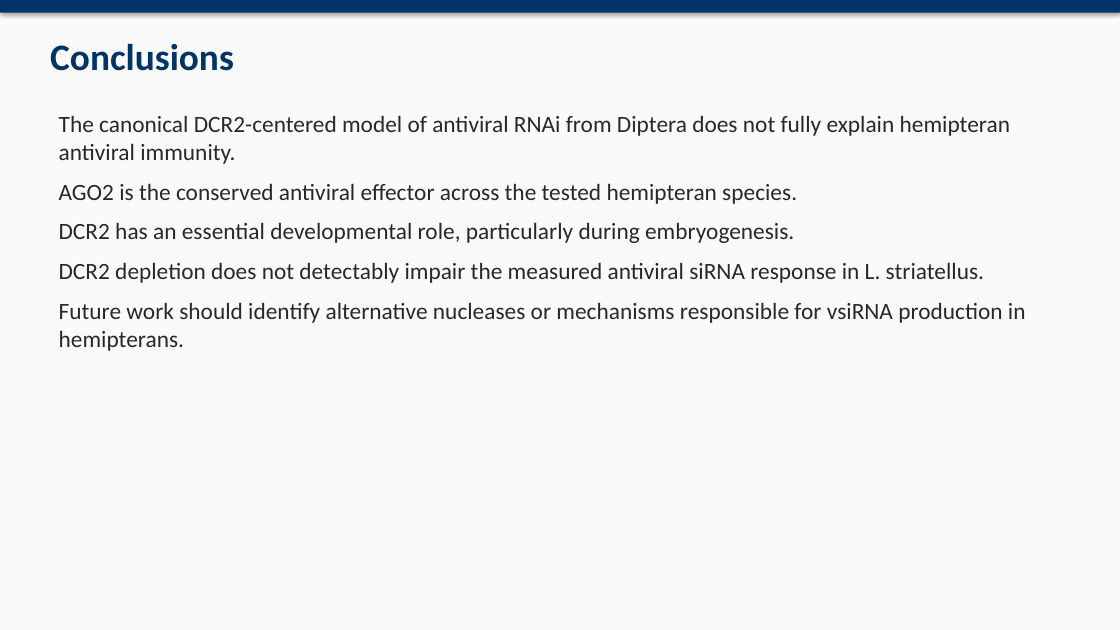
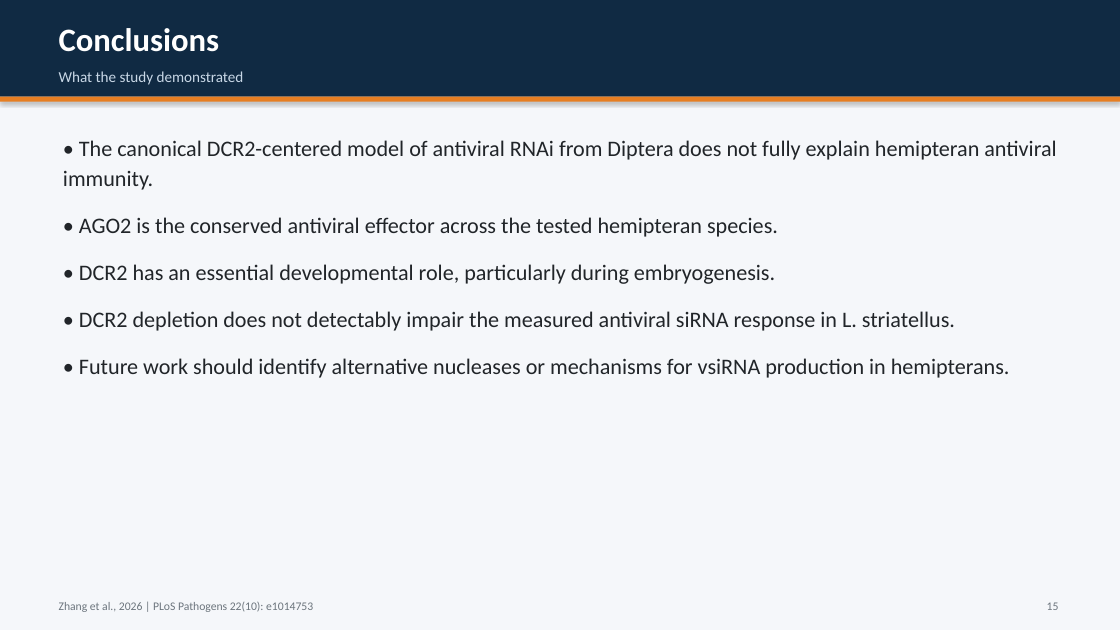
Before and after one commit to David-Mwania/Mwania-Project, a slide deck: slide 15 of Mwania Project/RNAi_Hemiptera_Presentation.pptx. Drawn at 1120x630 pixels with LibreOffice and Linux fonts; fonts in the diff are those of the drawing. Boxes give left, top, right and bottom in pixels: in the first picture for what was removed or moved away, otherwise in the second. Text is boxed around its words. In the diff, an @@ line names an element or a change of style, - is before the commit and + after.

Commit message:
Rebuild presentation with clean layout and properly cropped figures

```diff
--- a/Mwania Project/RNAi_Hemiptera_Presentation.pptx
+++ b/Mwania Project/RNAi_Hemiptera_Presentation.pptx
@@ rectangle at (0, 0, 1120, 630): fill #FAFAFA to #F5F7FA @@
@@ rectangle: place and size @@
-rectangle at (0, 0, 1120, 13)
+rectangle at (0, 0, 1120, 97)
@@ rectangle at (0, 0, 1120, 97): fill #003366 to #102A43; shadow off @@
@@ text "Conclusions": place and size @@
-text "Conclusions" at (50, 43, 234, 71)
+text "Conclusions" at (59, 28, 220, 52)
@@ text "Conclusions" at (59, 28, 220, 52): size 32 to 28 pt, text colour #003366 to #FFFFFF @@
@@ text added at (59, 71, 244, 85), 13 pt, text #C8D7E6 @@
+What the study demonstrated
@@ rectangle added at (0, 97, 1120, 102), fill #E67E22 @@
@@ text at (63, 140, 1056, 378): text changed; size 20 to 19 pt; text colour #282828 to #212529 @@
-The canonical DCR2-centered model of antiviral RNAi from Diptera does not fully explain hemipteran antiviral immunity.
-AGO2 is the conserved antiviral effector across the tested hemipteran species.
-DCR2 has an essential developmental role, particularly during embryogenesis.
-DCR2 depletion does not detectably impair the measured antiviral siRNA response in L. striatellus.
-Future work should identify alternative nucleases or mechanisms responsible for vsiRNA production in hemipterans.
+• The canonical DCR2-centered model of antiviral RNAi from Diptera does not fully explain hemipteran antiviral immunity.
+• AGO2 is the conserved antiviral effector across the tested hemipteran species.
+• DCR2 has an essential developmental role, particularly during embryogenesis.
+• DCR2 depletion does not detectably impair the measured antiviral siRNA response in L. striatellus.
+• Future work should identify alternative nucleases or mechanisms for vsiRNA production in hemipterans.
@@ text added at (59, 602, 313, 612), 10 pt, text #6C757D @@
+Zhang et al., 2026 | PLoS Pathogens 22(10): e1014753
@@ text added at (1047, 602, 1059, 610), 10 pt, text #6C757D @@
+15
```
Also in this commit, not shown: 15 other slides changed, 1 other file.
